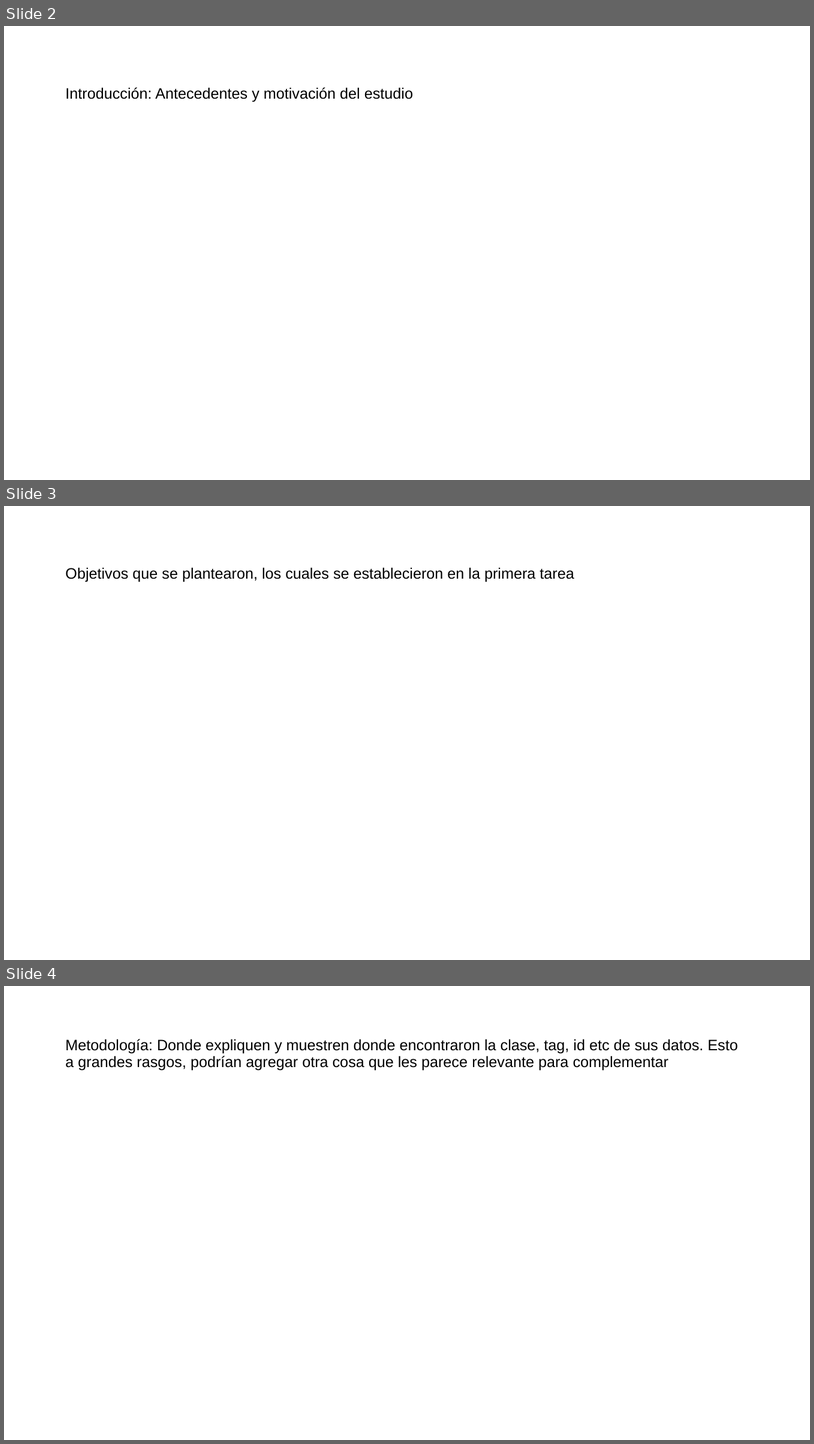
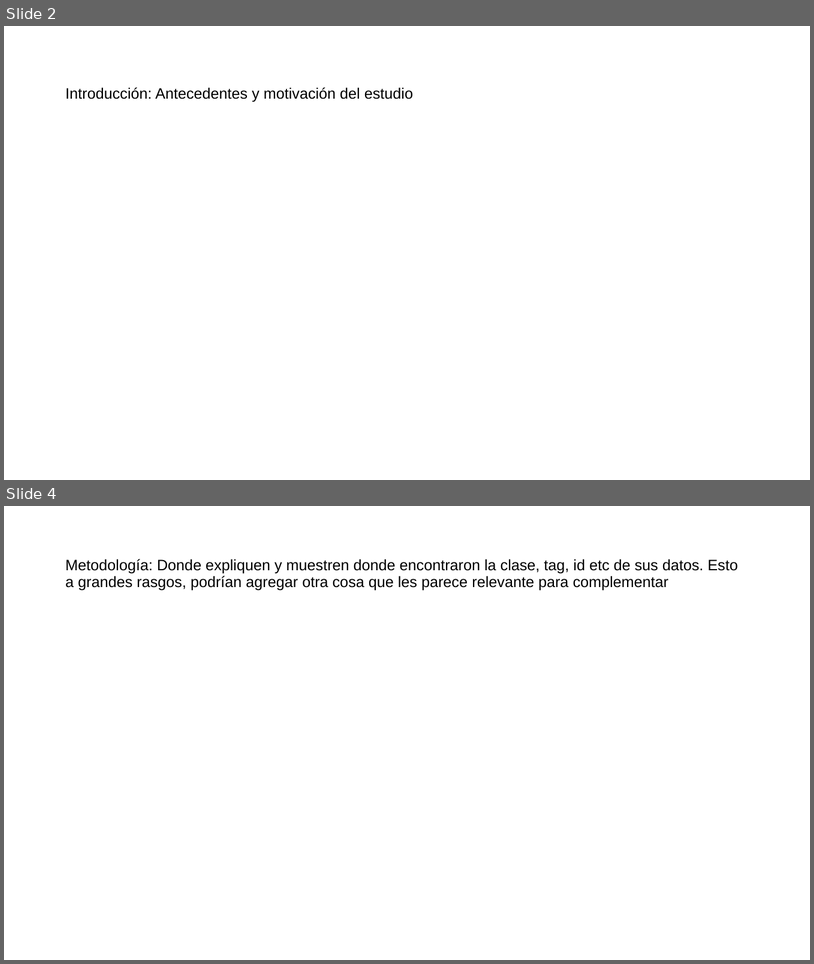
Before and after one commit to AlejandroMunozA/Trabajo_BigData, a slide deck: Trabajo_BigData.pptx. Shown one above the other, each under a label of ours: slides 2, 3 and 4 before the commit, slides 2 and 4 after it; the slides between them are not shown. The pictures are 814x1444 and 814x964 pixels, drawn with LibreOffice and Linux fonts; fonts in the diff are those of the drawing. Boxes give left, top, right and bottom in pixels: in the first picture for what was removed or moved away, otherwise in the second. Text is boxed around its words. In the diff, an @@ line names an element or a change of style, - is before the commit and + after.

```diff
--- a/Trabajo_BigData.pptx
+++ b/Trabajo_BigData.pptx
@@ slide 3 removed at (x1=4, y1=506, x2=810, y2=960), background #FFFFFF @@
@@ title removed at (x1=65, y1=567, x2=574, y2=582) @@
-Objetivos que se plantearon, los cuales se establecieron en la primera tarea
```
Also in this commit, not shown: 1 slide added.
